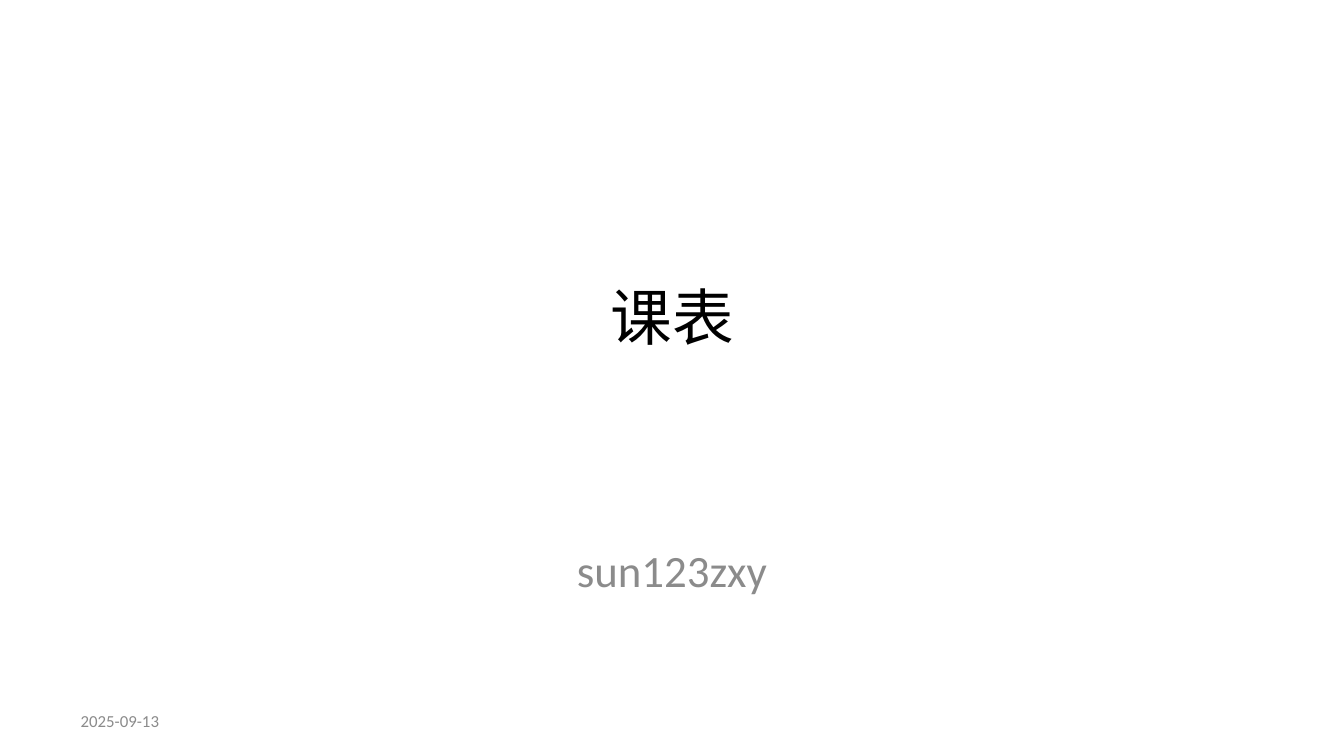
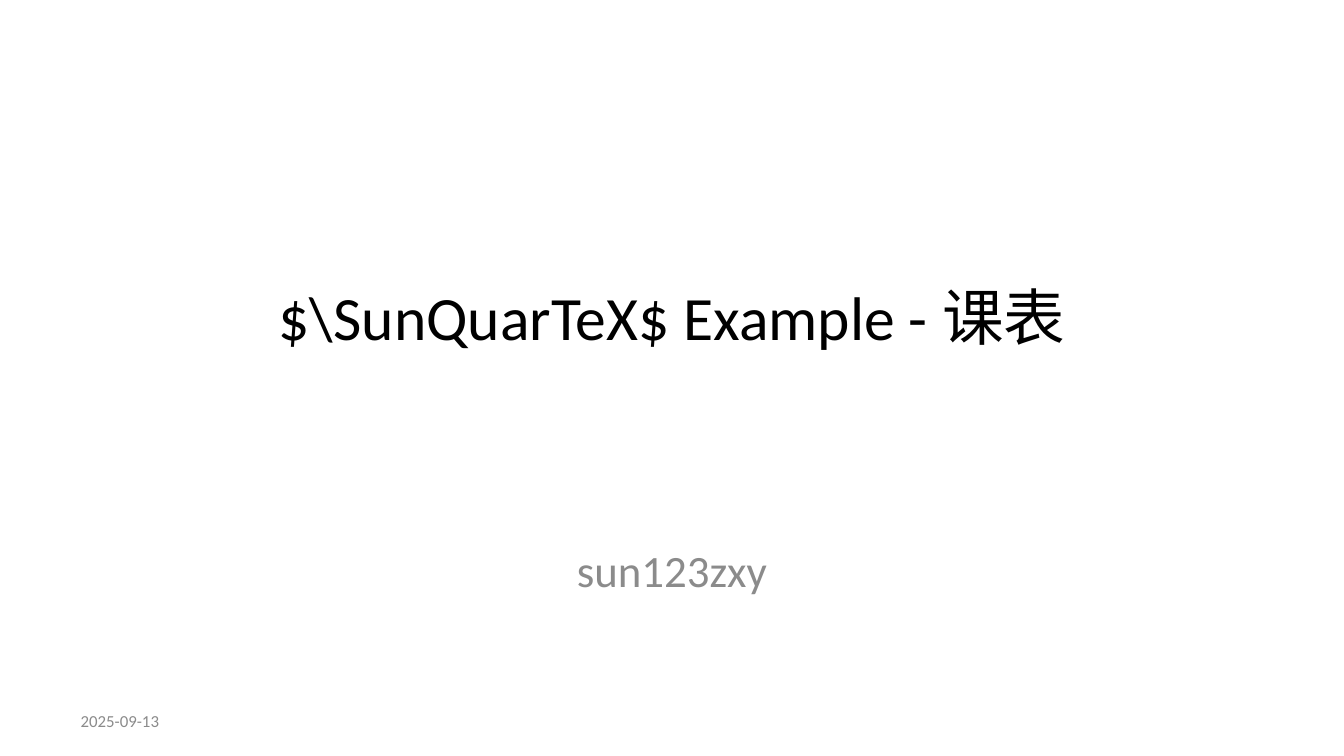
Before and after one commit to sun123zxy/sunquartex, a slide deck: slide 1 of examples/timetable.pptx. Drawn at 1344x756 pixels with LibreOffice and Linux fonts; fonts in the diff are those of the drawing. Boxes give left, top, right and bottom in pixels: in the first picture for what was removed or moved away, otherwise in the second. Text is boxed around its words. In the diff, an @@ line names an element or a change of style, - is before the commit and + after.

```diff
--- a/examples/timetable.pptx
+++ b/examples/timetable.pptx
@@ title at [279,288,1065,350]: text changed @@
-课表
+$\SunQuarTeX$ Example - 课表
```
Also in this commit, not shown: 34 other files.
